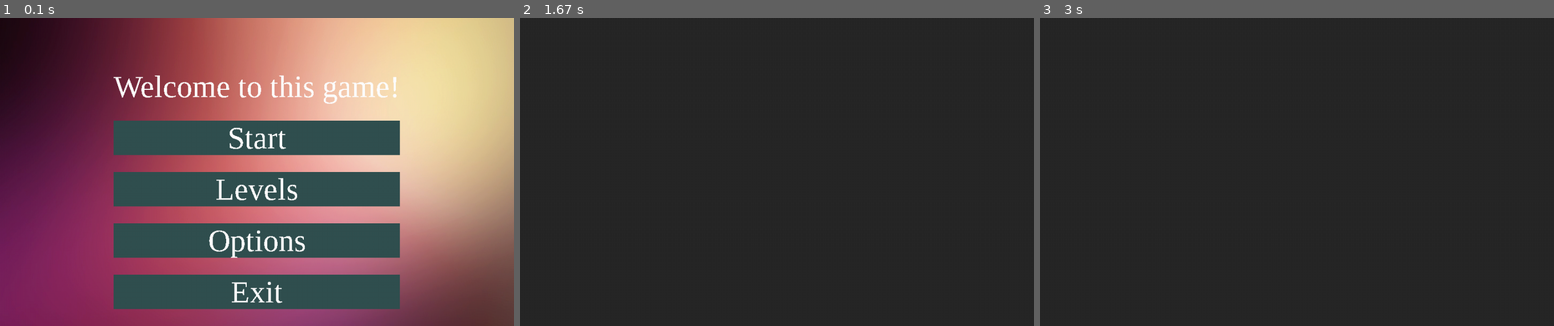
Above: before the commit, frames 1-3 (left to right).
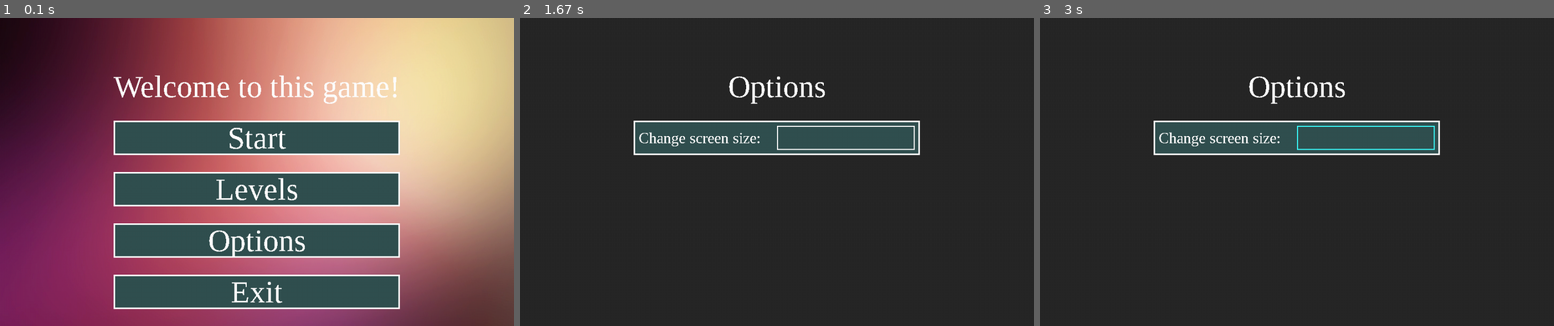
Above: after the commit, the same moments.

Repository: Kevin333221/INF-1400
Game: pygame game, started from Main.py
Same seed, same stepped clock (60 frames per second), same inputs: the game is played once before the commit and once after it.
Inputs (mouse positions are in pixels of both pictures, inside the frame that each line leads up to):
- Up to frame 1 (0.1 s): no input
- Up to frame 2 (1.67 s): click "Options" at 0.38 s; click (843, 138) at 0.88 s; click (787, 67) at 1.22 s
- Up to frame 3 (3 s): click (1363, 138) at 2.05 s; click (1225, 107) at 2.38 s; click (1430, 144) at 2.72 s

The runs differ from the first frame. In frame 1, 3.2% of the frame differs, in the area x 22-78%, y 33-95%; in frame 2, 6.8%, in the area x 22-78%, y 18-45%; in frame 3, 6.8%.

Commit message:
Options Menu

Diff:
--- a/Main.py
+++ b/Main.py
@@ -1,5 +1,6 @@
 from os import remove
 import random
+from tkinter import Y
 import pygame
 import Player
 import Enemies
@@ -27,6 +28,7 @@
 
 # Fonts and texts
 my_font_60 = pygame.font.SysFont('Times New Roman', 60)
+my_font_30 = pygame.font.SysFont('Times New Roman', 30)
 main_title = my_font_60.render("Welcome to this game!", False, (255, 255, 255))
 main_start = my_font_60.render("Start", False, (255, 255, 255))
 main_levels = my_font_60.render("Levels", False, (255, 255, 255))
@@ -208,11 +210,25 @@
 
 def options():
     options_running = True
-    options_screen_size = my_font_60.render("Change screen size", False, (255, 255, 255))
+    options_screen_size = my_font_30.render("Change screen size: ", False, (255, 255, 255))
+    screen_size = False
+
     while options_running:
+        mouse_pos = pygame.mouse.get_pos()
+        mouse_pressed = pygame.mouse.get_pressed()
         screen.fill((40, 40, 40))
 
-
+        # Options Title
+        screen.blit(main_options, (screen_w/2 - main_options.get_width()/2, screen_h/6))
+
+        # Screen size picker
+        pygame.draw.rect(screen, (50, 80, 80), (screen_w/2 - main_title.get_width()/2, screen_h/3, main_title.get_width(), main_start.get_height()))
+        screen.blit(options_screen_size, (screen_w/2 - main_title.get_width()/2 + 10, screen_h/3 + options_screen_size.get_height()/2))
+        pygame.draw.rect(screen, (255, 255, 255), (screen_w/2 - main_title.get_width()/2, screen_h/3, main_title.get_width(), main_start.get_height()), 3)
+        if (mouse_pos[0] > screen_w/2 and mouse_pos[0] < screen_w/2 + main_title.get_width()/2 - 10 and mouse_pos[1] > screen_h/3 + 10 and mouse_pos[1] < screen_h/3 + main_start.get_height() - 10) or screen_size:
+            pygame.draw.rect(screen, (60, 255, 255), (screen_w/2, screen_h/3 + 10, main_title.get_width()/2 - 10, main_start.get_height() - 20), 2)
+        else:
+            pygame.draw.rect(screen, (255, 255, 255), (screen_w/2, screen_h/3 + 10, main_title.get_width()/2 - 10, main_start.get_height() - 20), 2)
 
 
 
@@ -242,6 +258,7 @@
     else:
         pygame.draw.rect(screen, (50, 80, 80), (screen_w/2 - main_title.get_width()/2, screen_h/3, main_title.get_width(), main_start.get_height()))
     screen.blit(main_start, (screen_w/2 - main_start.get_width()/2, screen_h/3))
+    pygame.draw.rect(screen, (255, 255, 255), (screen_w/2 - main_title.get_width()/2, screen_h/3, main_title.get_width(), main_start.get_height()), 3)
 
     # Levels Button
     if mouse_pos[0] > screen_w/2 - main_title.get_width()/2 and mouse_pos[0] < screen_w/2 - main_title.get_width()/2 + main_title.get_width() and mouse_pos[1] > screen_h/3 + 100 and mouse_pos[1] < screen_h/3 + 100 + main_start.get_height():
@@ -251,6 +268,7 @@
     else:
         pygame.draw.rect(screen, (50, 80, 80), (screen_w/2 - main_title.get_width()/2, screen_h/3 + 100, main_title.get_width(), main_start.get_height()))
     screen.blit(main_levels, (screen_w/2 - main_levels.get_width()/2, screen_h/3 + 100))
+    pygame.draw.rect(screen, (255, 255, 255), (screen_w/2 - main_title.get_width()/2, screen_h/3 + 100, main_title.get_width(), main_start.get_height()), 3)
 
     # Option Button
     if mouse_pos[0] > screen_w/2 - main_title.get_width()/2 and mouse_pos[0] < screen_w/2 - main_title.get_width()/2 + main_title.get_width() and mouse_pos[1] > screen_h/3 + 200 and mouse_pos[1] < screen_h/3 + 200 + main_start.get_height():
@@ -260,6 +278,7 @@
     else:
         pygame.draw.rect(screen, (50, 80, 80), (screen_w/2 - main_title.get_width()/2, screen_h/3 + 200, main_title.get_width(), main_start.get_height()))
     screen.blit(main_options, (screen_w/2 - main_options.get_width()/2, screen_h/3 + 200))
+    pygame.draw.rect(screen, (255, 255, 255), (screen_w/2 - main_title.get_width()/2, screen_h/3 + 200, main_title.get_width(), main_start.get_height()), 3)
 
     # Exit Button
     if mouse_pos[0] > screen_w/2 - main_title.get_width()/2 and mouse_pos[0] < screen_w/2 - main_title.get_width()/2 + main_title.get_width() and mouse_pos[1] > screen_h/3 + 300 and mouse_pos[1] < screen_h/3 + 300 + main_start.get_height():
@@ -269,6 +288,7 @@
     else:
         pygame.draw.rect(screen, (50, 80, 80), (screen_w/2 - main_title.get_width()/2, screen_h/3 + 300, main_title.get_width(), main_start.get_height()))
     screen.blit(main_exit, (screen_w/2 - main_exit.get_width()/2, screen_h/3 + 300))
+    pygame.draw.rect(screen, (255, 255, 255), (screen_w/2 - main_title.get_width()/2, screen_h/3 + 300, main_title.get_width(), main_start.get_height()), 3)
 
     # Init levels
     if level1_init:
